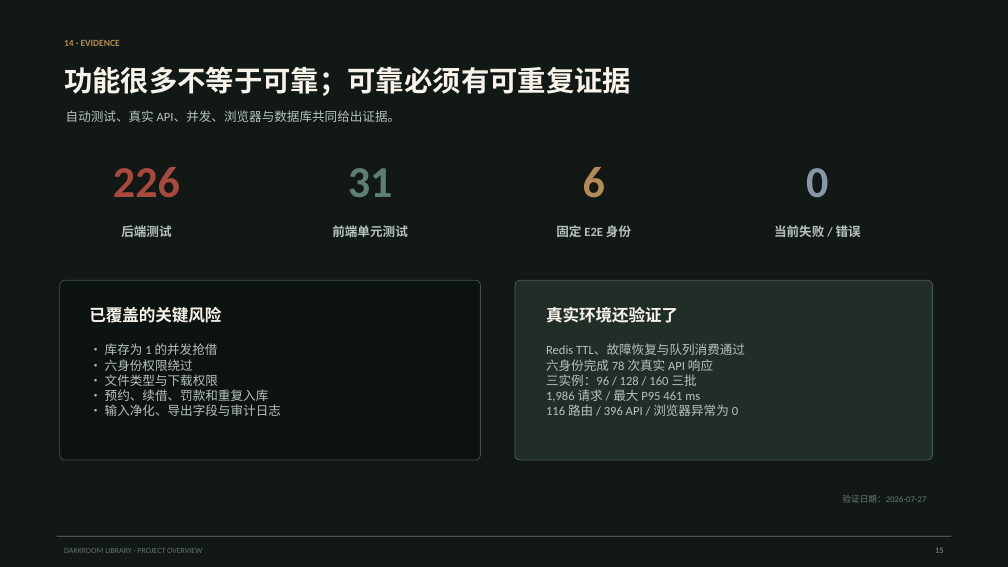
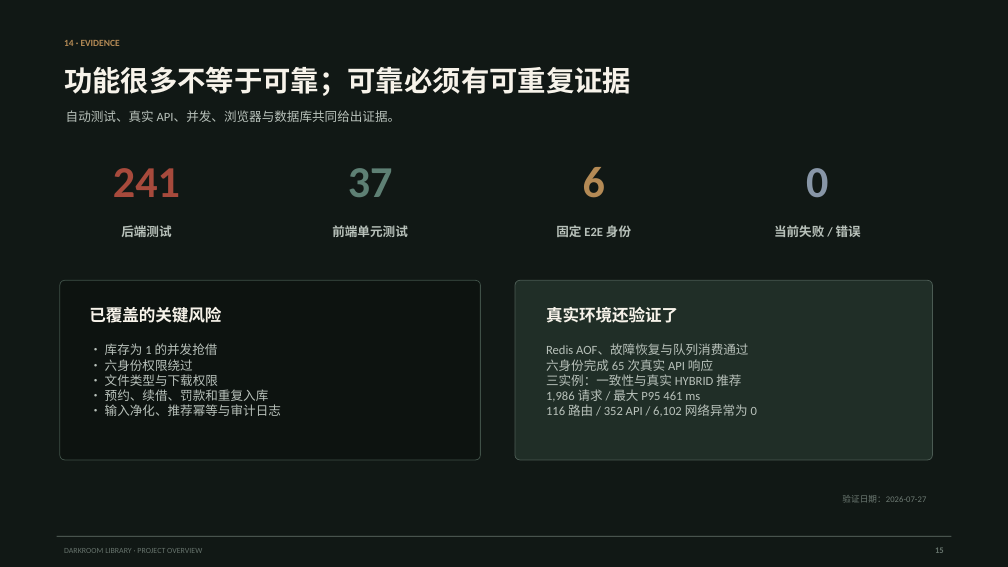
Before and after one commit to NoctilumeDev/DarkRoomLibrary, a slide deck: slide 15 of docs/DarkRoomLibrary-project-overview.pptx. Drawn at 1008x567 pixels with LibreOffice and Linux fonts; fonts in the diff are those of the drawing. Boxes give left, top, right and bottom in pixels: in the first picture for what was removed or moved away, otherwise in the second. Text is boxed around its words. In the diff, an @@ line names an element or a change of style, - is before the commit and + after.

```diff
--- a/docs/DarkRoomLibrary-project-overview.pptx
+++ b/docs/DarkRoomLibrary-project-overview.pptx
@@ text at (x1=113, y1=168, x2=180, y2=197): text changed @@
-226
+241
@@ text at (x1=348, y1=168, x2=393, y2=197): text changed @@
-31
+37
@@ text at (x1=546, y1=344, x2=748, y2=386): text changed @@
-Redis TTL、故障恢复与队列消费通过
-六身份完成 78 次真实 API 响应
-三实例：96 / 128 / 160 三批
+Redis AOF、故障恢复与队列消费通过
+六身份完成 65 次真实 API 响应
+三实例：一致性与真实 HYBRID 推荐
@@ text at (x1=105, y1=404, x2=281, y2=416): text changed @@
-• 输入净化、导出字段与审计日志
+• 输入净化、推荐幂等与审计日志
@@ text at (x1=546, y1=404, x2=757, y2=416): text changed @@
-116 路由 / 396 API / 浏览器异常为 0
+116 路由 / 352 API / 6,102 网络异常为 0
```
Also in this commit, not shown: 2 other slides changed, 43 other files.
